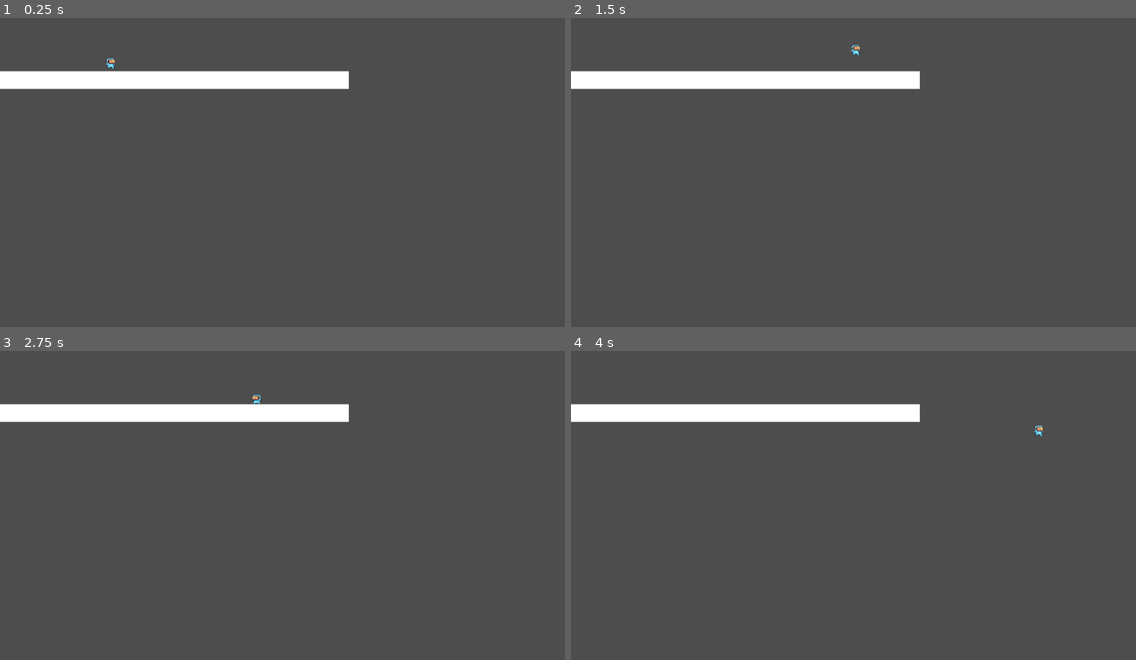
Above: before the commit, frames 1-4 (two rows, left to right).
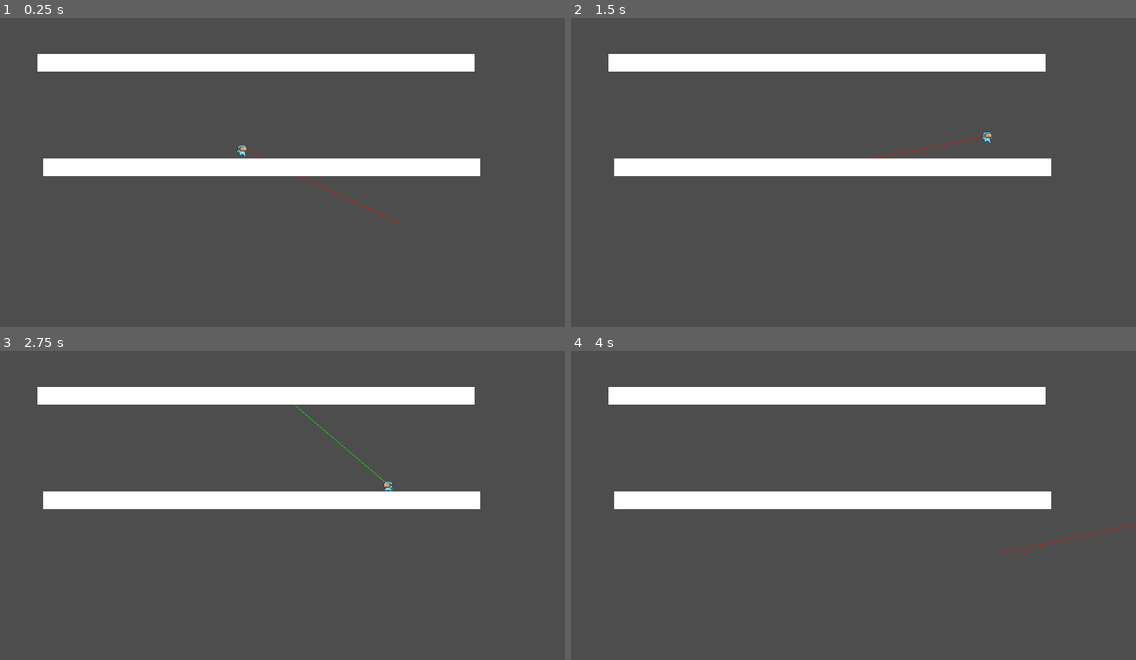
Above: after the commit, the same moments.

Repository: tmoss0/Project-Plant
Game: Godot game, scene res://scenes/levels/level_1.tscn
The game is run twice, just before and just after one commit, with the same random seed, the same clock (stepped at 60 frames per second) and the same inputs.
Inputs (mouse positions are in pixels of both pictures, inside the frame that each line leads up to):
- Up to frame 1 (0.25 s): no input
- Up to frame 2 (1.5 s): move the mouse to (977, 150) at 0.52 s; hold Right mouse button (grapple_pull, bound only after the comm… 0.53-1.28 s; hold D (move_right) from 0.53 s (still down); click (977, 150) at 0.6 s; tap Space (jump) at 0.77, 1.07 s; move the mouse to (740, 184) at 1.27 s; right-click (740, 184) at 1.35 s
- Up to frame 3 (2.75 s): tap Space (jump) at 1.52, 1.55, 1.82, 2.1 s; move the mouse to (339, 431) at 2.02 s; release D (move_right) at 2.03 s; hold A (move_left) from 2.03 s (still down); click (339, 431) at 2.3 s
- Up to frame 4 (4 s): move the mouse to (825, 564) at 2.77 s; release A (move_left) at 2.78 s; hold D (move_right) from 2.78 s (still down); click (825, 564) at 2.85 s; tap Space (jump) at 3.02, 3.32, 3.77, 3.8 s; right-click (825, 564) at 3.05 s; move the mouse to (1023, 548) at 3.52 s; hold Right mouse button (grapple_pull, bound only after the comm… from 3.53 s (still down)

The runs differ from the first frame. In frame 1, 12% of the frame differs, in the area x 0-85%, y 11-67%; in frame 2, 13%, in the area x 0-85%, y 8-52%; in frame 3, 12%; in frame 4, 12%.

Commit message:
Grappling hook initial add

Diff:
--- a/project.godot
+++ b/project.godot
@@ -41,12 +41,23 @@
 "events": [Object(InputEventKey,"resource_local_to_scene":false,"resource_name":"","device":-1,"window_id":0,"alt_press …(191 unchanged characters)…
 ]
 }
+grapple={
+"deadzone": 0.5,
+"events": [Object(InputEventMouseButton,"resource_local_to_scene":false,"resource_name":"","device":-1,"window_id":0,"alt_pressed":false,"shift_pressed":false,"ctrl_pressed":false,"meta_pressed":false,"button_mask":1,"position":Vector2(191, 22),"global_position":Vector2(200, 68),"factor":1.0,"button_index":1,"canceled":false,"pressed":true,"double_click":false,"script":null)
+]
+}
+grapple_pull={
+"deadzone": 0.5,
+"events": [Object(InputEventMouseButton,"resource_local_to_scene":false,"resource_name":"","device":-1,"window_id":0,"alt_pressed":false,"shift_pressed":false,"ctrl_pressed":false,"meta_pressed":false,"button_mask":2,"position":Vector2(158, 19),"global_position":Vector2(167, 65),"factor":1.0,"button_index":2,"canceled":false,"pressed":true,"double_click":false,"script":null)
+]
+}
 
 [layer_names]
 
 2d_physics/layer_1="Player"
 2d_physics/layer_2="World"
-2d_physics/layer_3="Enemies"
+2d_physics/layer_3="GrappleSurface"
+2d_physics/layer_4="Enemies"
 
 [physics]
 
--- a/scenes/characters/player.tscn
+++ b/scenes/characters/player.tscn
@@ -1,9 +1,11 @@
-[gd_scene load_steps=18 format=3 uid="uid://dopsbp4nqkliw"]
+[gd_scene load_steps=20 format=3 uid="uid://dopsbp4nqkliw"]
 
 [ext_resource type="Script" path="res://scripts/player.gd" id="1_usb8g"]
+[ext_resource type="Script" path="res://scripts/grappling_hook.gd" id="2_c4tpo"]
 [ext_resource type="Texture2D" uid="uid://cpx056uvktefx" path="res://assets/textures/character/Fall (32x32).png" id="2_jbnev"]
 [ext_resource type="Texture2D" uid="uid://dioj0oaoqqa5m" path="res://assets/textures/character/Idle (32x32).png" id="2_kvbms"]
 [ext_resource type="Texture2D" uid="uid://c1bgf58lkgxdl" path="res://assets/textures/character/Jump (32x32).png" id="4_8gk2l"]
+[ext_resource type="Texture2D" uid="uid://8xfvdmb00wwk" path="res://assets/textures/grapple/hook.png" id="5_4pidl"]
 
 [sub_resource type="CapsuleShape2D" id="CapsuleShape2D_oxbb7"]
 
@@ -114,6 +116,19 @@
 script = ExtResource("1_usb8g")
 SPEED = 415.0
 
+[node name="GrapplingHook" type="Node2D" parent="."]
+script = ExtResource("2_c4tpo")
+
+[node name="GrappleRaycast" type="RayCast2D" parent="GrapplingHook"]
+collision_mask = 4
+
+[node name="GrappleLine" type="Line2D" parent="GrapplingHook"]
+
+[node name="AimLine" type="Line2D" parent="GrapplingHook"]
+
+[node name="HookSprite" type="Sprite2D" parent="GrapplingHook"]
+texture = ExtResource("5_4pidl")
+
 [node name="CollisionShape2D" type="CollisionShape2D" parent="."]
 shape = SubResource("CapsuleShape2D_oxbb7")
 
--- a/scenes/levels/level_1.tscn
+++ b/scenes/levels/level_1.tscn
@@ -7,13 +7,15 @@
 [sub_resource type="RectangleShape2D" id="RectangleShape2D_ta0o2"]
 size = Vector2(990, 39)
 
+[sub_resource type="CanvasItemMaterial" id="CanvasItemMaterial_3kgh6"]
+
 [node name="Level1" type="Node2D"]
 
 [node name="Player" parent="." instance=ExtResource("1_atoos")]
-position = Vector2(250, 86)
+position = Vector2(548, 284)
 
 [node name="Floor" type="StaticBody2D" parent="."]
-position = Vector2(229, 138)
+position = Vector2(527, 336)
 collision_layer = 2
 
 [node name="TextureRect" type="TextureRect" parent="Floor"]
@@ -28,3 +30,21 @@
 [node name="CollisionShape2D" type="CollisionShape2D" parent="Floor"]
 position = Vector2(67, 21.5)
 shape = SubResource("RectangleShape2D_ta0o2")
+
+[node name="Floor2" type="StaticBody2D" parent="."]
+position = Vector2(527, 336)
+collision_layer = 6
+
+[node name="TextureRect" type="TextureRect" parent="Floor2"]
+material = SubResource("CanvasItemMaterial_3kgh6")
+offset_left = -442.0
+offset_top = -235.0
+offset_right = -402.0
+offset_bottom = -195.0
+scale = Vector2(24.76, 1)
+texture = SubResource("CanvasTexture_um5t2")
+metadata/_edit_use_anchors_ = true
+
+[node name="CollisionShape2D" type="CollisionShape2D" parent="Floor2"]
+position = Vector2(53, -213)
+shape = SubResource("RectangleShape2D_ta0o2")
--- /dev/null
+++ b/scripts/grappling_hook.gd
@@ -0,0 +1,144 @@
+class_name GrapplingHook
+extends Node2D
+
+@export var MAX_GRAPPLE_DISTANCE = 400.0
+@export var HOOK_TRAVEL_SPEED = 20.0
+@export var PULL_SPEED = 1000.0
+@export var SWING_SPEED = 500.0
+
+var grapple_point: Vector2 = Vector2.ZERO
+var is_grappling: bool = false
+var is_hook_traveling: bool = false
+var hook_position: Vector2 = Vector2.ZERO
+var grapple_rope_length: float = 0.0
+
+@onready var grapple_raycast: RayCast2D = $GrappleRaycast
+@onready var grapple_line: Line2D = $GrappleLine
+@onready var hook_sprite: Sprite2D = $HookSprite
+@onready var aim_line: Line2D = $AimLine
+@onready var character: CharacterBody2D = get_parent()
+
+func _ready() -> void:
+	# Setup grapple line
+	grapple_line.width = 2
+	grapple_line.default_color = Color.WHEAT
+	grapple_line.visible = false
+
+	# Setup aim line
+	aim_line.width = 1
+	aim_line.default_color = Color(1, 1, 1, 0.5)
+
+	# Setup hook sprite
+	hook_sprite.visible = false
+
+func _process(_delta: float) -> void:
+	update_aim_line()
+
+func update_aim_line() -> void:
+	if is_grappling or is_hook_traveling:
+		aim_line.visible = false
+		return
+
+	var mouse_pos = get_global_mouse_position()
+	var direction = (mouse_pos - global_position).normalized()
+
+	# Update raycast for aiming
+	grapple_raycast.target_position = direction * MAX_GRAPPLE_DISTANCE
+	grapple_raycast.force_raycast_update()
+
+	# Update aim line visualization
+	if grapple_raycast.is_colliding():
+		var hit_point = grapple_raycast.get_collision_point()
+		aim_line.visible = true
+		aim_line.points = PackedVector2Array([
+			Vector2.ZERO,
+			to_local(hit_point)
+		])
+		aim_line.default_color = Color.GREEN
+	else:
+		aim_line.visible = true
+		aim_line.points = PackedVector2Array([
+			Vector2.ZERO,
+			to_local(global_position + direction * MAX_GRAPPLE_DISTANCE)
+		])
+		aim_line.default_color = Color.RED
+
+func shoot_grapple() -> void:
+	var mouse_pos = get_global_mouse_position()
+	var direction = (mouse_pos - global_position).normalized()
+
+	# Always start the hook traveling
+	is_hook_traveling = true
+	hook_position = global_position
+	hook_sprite.visible = true
+	grapple_line.visible = true
+
+	# Raycast check for potential grapple point
+	grapple_raycast.target_position = direction * MAX_GRAPPLE_DISTANCE
+	grapple_raycast.force_raycast_update()
+
+	if grapple_raycast.is_colliding():
+		grapple_point = grapple_raycast.get_collision_point()
+	else:
+		grapple_point = global_position + (direction * MAX_GRAPPLE_DISTANCE)
+
+func update_traveling_hook(delta: float) -> void:
+	var direction = (grapple_point - hook_position).normalized()
+	hook_position += direction * HOOK_TRAVEL_SPEED
+
+	# Update hook sprite position
+	hook_sprite.global_position = hook_position
+
+	# Update rope while hook is traveling
+	grapple_line.points = PackedVector2Array([
+		Vector2.ZERO,
+		to_local(hook_position)
+	])
+
+	# Check for collisions while traveling
+	grapple_raycast.global_position = hook_position
+	grapple_raycast.target_position = direction * HOOK_TRAVEL_SPEED
+	grapple_raycast.force_raycast_update()
+
+	if grapple_raycast.is_colliding():
+		is_hook_traveling = false
+		is_grappling = true
+		grapple_point = grapple_raycast.get_collision_point()
+		grapple_rope_length = character.global_position.distance_to(grapple_point)
+	elif hook_position.distance_to(global_position) >= MAX_GRAPPLE_DISTANCE:
+		release_grapple()
+
+func handle_grapple_movement(delta: float) -> void:
+	var to_grapple = grapple_point - character.global_position
+	var distance = to_grapple.length()
+
+	# Update hook sprite position
+	hook_sprite.global_position = grapple_point
+
+	if Input.is_action_pressed("grapple_pull"):
+		character.velocity = to_grapple.normalized() * PULL_SPEED
+	else:
+		var perpendicular = to_grapple.normalized().rotated(PI/2)
+		var move_direction = Input.get_axis("move_left", "move_right")
+
+		character.velocity += perpendicular * move_direction * SWING_SPEED * delta
+		character.velocity += Vector2.DOWN * character.gravity * delta * 0.5
+
+		if distance > grapple_rope_length:
+			character.global_position = grapple_point - to_grapple.normalized() * grapple_rope_length
+			var tangent = (grapple_point - character.global_position).rotated(PI/2).normalized()
+			character.velocity = tangent * character.velocity.dot(tangent)
+
+func release_grapple() -> void:
+	is_grappling = false
+	is_hook_traveling = false
+	grapple_line.visible = false
+	hook_sprite.visible = false
+	character.velocity *= 0.8
+
+func update_grapple_rope() -> void:
+	if is_grappling or is_hook_traveling:
+		grapple_line.points = PackedVector2Array([
+			Vector2.ZERO,
+			to_local(hook_sprite.global_position)
+		])
--- a/scripts/player.gd
+++ b/scripts/player.gd
@@ -1,19 +1,33 @@
 extends CharacterBody2D
 
-@export var SPEED: float = 300.0
-@export var JUMP_VELOCITY: float = -400.0
+@export var SPEED = 300.0
+@export var JUMP_VELOCITY = -400.0
 
 var gravity = ProjectSettings.get_setting("physics/2d/default_gravity")
+
 @onready var sprite = $AnimatedSprite2D
 @onready var coyote_timer = $CoyoteTimer
-
-func _ready() -> void:
-	# Ensure animations are set up
-	if sprite and !sprite.is_playing():
-		sprite.play("idle")
+@onready var grappling_hook = $GrapplingHook
 
 func _physics_process(delta: float) -> void:
-	# Add the gravity
+	if Input.is_action_just_pressed("grapple"):
+		grappling_hook.shoot_grapple()
+	elif Input.is_action_just_released("grapple"):
+		grappling_hook.release_grapple()
+
+	if grappling_hook.is_hook_traveling:
+		grappling_hook.update_traveling_hook(delta)
+	elif grappling_hook.is_grappling:
+		grappling_hook.handle_grapple_movement(delta)
+	else:
+		handle_normal_movement(delta)
+
+	move_and_slide()
+	update_animations()
+	grappling_hook.update_grapple_rope()
+
+func handle_normal_movement(delta: float) -> void:
+	# Add gravity
 	if not is_on_floor():
 		velocity.y += gravity * delta
 
@@ -23,37 +37,33 @@
 		sprite.play("jump")
 		coyote_timer.stop()
 
-	# Get the input direction and handle the movement
+	# Handle horizontal movement
 	var direction := Input.get_axis("move_left", "move_right")
-
 	if direction:
 		velocity.x = direction * SPEED
 		sprite.flip_h = direction < 0
 	else:
-		velocity.x = 0  # Immediately stop when no input
-
-	move_and_slide()
-
-	# Update animations based on state
-	update_animations(direction)
+		velocity.x = 0
 
 	# Start coyote timer when leaving the ground
 	if !is_on_floor() and was_on_floor():
 		coyote_timer.start()
 
-func update_animations(direction: float) -> void:
+func update_animations() -> void:
+	if grappling_hook.is_grappling:
+		if sprite.sprite_frames.has_animation("grapple"):
+			sprite.play("grapple")
+		return
+
 	if !is_on_floor():
-		# If moving upward, play jump animation
 		if velocity.y < 0:
 			if sprite.animation != "jump":
 				sprite.play("jump")
-		# If moving downward, play fall animation
 		elif velocity.y > 0:
 			if sprite.animation != "fall":
 				sprite.play("fall")
 	else:
-		# On ground animations
-		if direction != 0:  # If there's any horizontal input
+		if velocity.x != 0:
 			if sprite.animation != "idle":
 				sprite.play("idle")
 		else:
Binary file added: assets/textures/grapple/hook.png
Not shown, added: assets/textures/grapple/hook.png.import
Binary file added: assets/textures/grapple/link.png
Not shown, added: assets/textures/grapple/link.png.import
Not shown: 1 places in scenes/levels/level_1.tscn that only renumber resources
